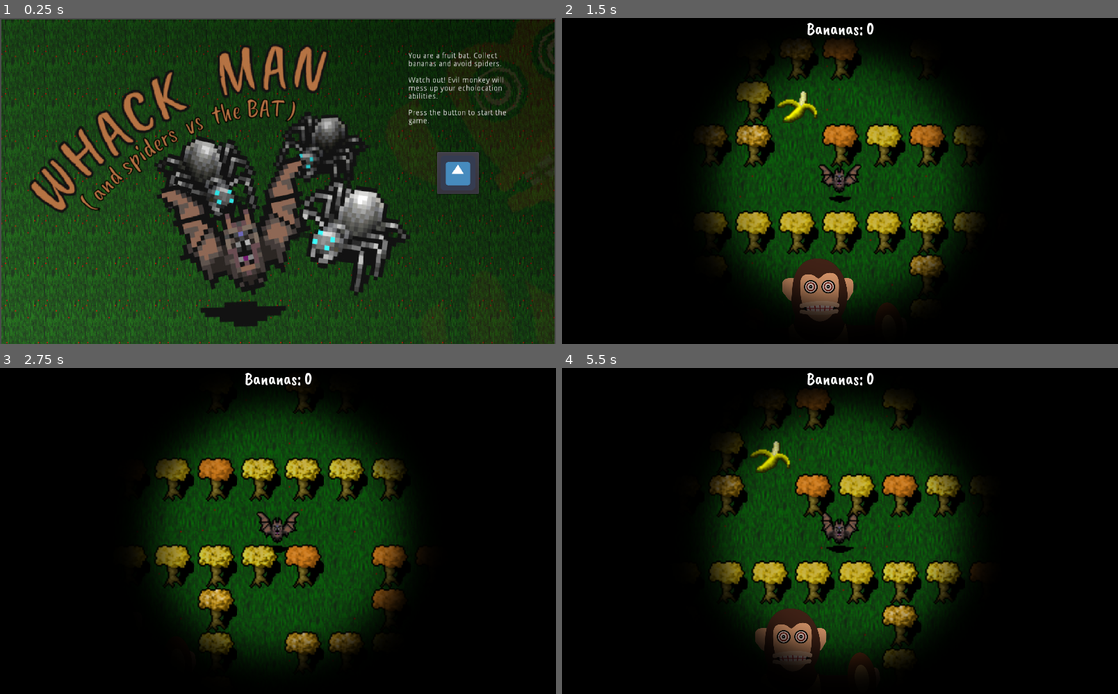
Above: before the commit, frames 1-4 (two rows, left to right).
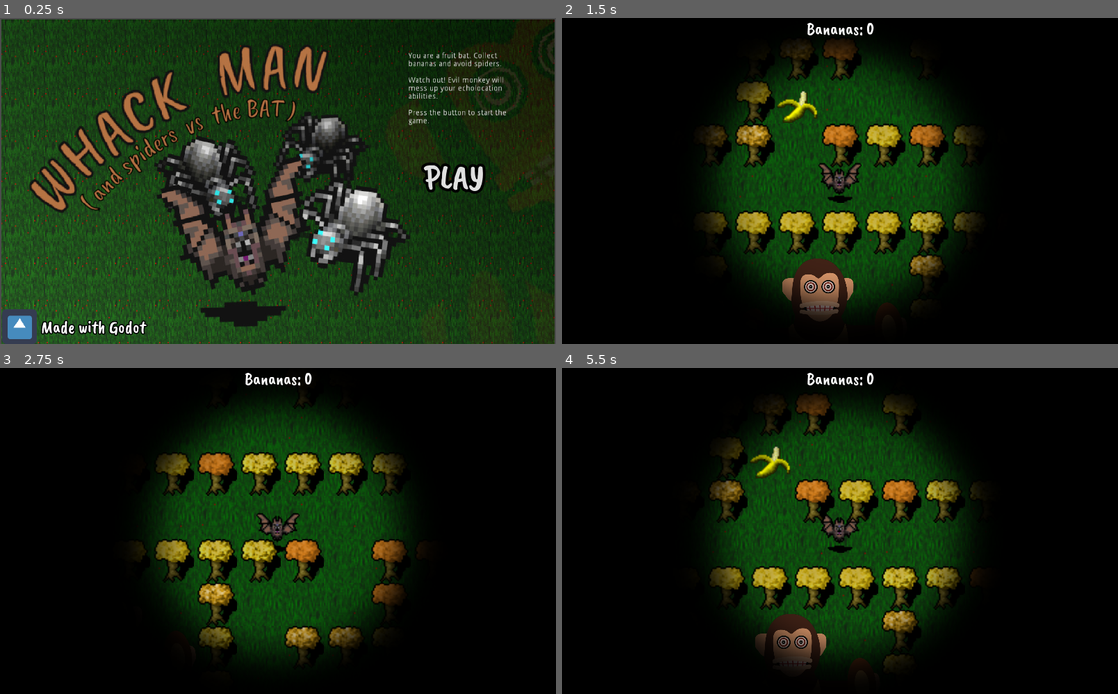
Above: after the commit, the same moments.

Repository: paavonelimarkka/whackman
Game: Godot game, scene res://Game.tscn
Two runs of this game, one before a commit and one after it. Both use one fixed random seed, a clock stepped at 60 frames per second and the inputs below. The engine's default icon, where the game draws it, is replaced by a stand-in: a white triangle on a blue panel in a dark square.
Inputs (mouse positions are in pixels of both pictures, inside the frame that each line leads up to; where the layout moved, square brackets give the same spot in the first picture):
- Up to frame 1 (0.25 s): no input
- Up to frame 2 (1.5 s): click (1017, 177) [1017, 174] at 0.5 s; hold D (right) from 1.28 s (still down); tap Space (camera_swap) at 1.35 s
- Up to frame 3 (2.75 s): release D (right) at 2.03 s; hold S (down) from 2.03 s (still down); tap Space (camera_swap) at 2.1 s
- Up to frame 4 (5.5 s): release S (down) at 2.78 s; hold D (right) 2.78-3.53 s; tap Space (camera_swap) every 0.75 s from 2.85 to 5.1 s; hold W (up) 3.53-4.28 s; hold A (left) from 4.28 s (still down)

The runs differ from the first frame. In frame 1, 2.5% of the frame differs, in the area x 0-88%, y 41-100%; in frame 2, 0.2%; in frame 3, 8.5%; in frame 4, 9.1%, in the area x 26-75%, y 7-93%.

Commit message:
Do stuff

Diff:
--- a/Game.tscn
+++ b/Game.tscn
@@ -1,8 +1,21 @@
-[gd_scene load_steps=4 format=2]
+[gd_scene load_steps=7 format=2]
 
-[ext_resource path="res://icon.png" type="Texture" id=1]
+[ext_resource path="res://ui/CaveatBrush-Regular.ttf" type="DynamicFontData" id=1]
 [ext_resource path="res://images/poster2.jpg" type="Texture" id=2]
 [ext_resource path="res://Button.gd" type="Script" id=3]
+[ext_resource path="res://icon.png" type="Texture" id=4]
+
+[sub_resource type="DynamicFont" id=1]
+size = 64
+outline_size = 5
+outline_color = Color( 0, 0, 0, 1 )
+font_data = ExtResource( 1 )
+
+[sub_resource type="DynamicFont" id=2]
+size = 32
+outline_size = 2
+outline_color = Color( 0, 0, 0, 1 )
+font_data = ExtResource( 1 )
 
 [node name="Icon" type="Node2D"]
 position = Vector2( 181, 201 )
@@ -27,14 +40,31 @@
 }
 
 [node name="Button" type="Button" parent="."]
-margin_left = 624.0
-margin_top = 46.0
-margin_right = 701.0
-margin_bottom = 123.0
-icon = ExtResource( 1 )
+margin_left = 594.0
+margin_top = 47.0
+margin_right = 718.0
+margin_bottom = 135.0
+custom_fonts/font = SubResource( 1 )
+text = "PLAY"
+flat = true
 script = ExtResource( 3 )
 __meta__ = {
 "_edit_use_anchors_": false
 }
 
+[node name="Sprite2" type="Sprite" parent="."]
+position = Vector2( -145, 367 )
+texture = ExtResource( 4 )
+
+[node name="Label" type="Label" parent="."]
+margin_left = -106.0
+margin_top = 348.0
+margin_right = 244.0
+margin_bottom = 389.0
+custom_fonts/font = SubResource( 2 )
+text = "Made with Godot"
+__meta__ = {
+"_edit_use_anchors_": false
+}
+
 [connection signal="button_down" from="Button" to="Button" method="_on_Button_button_down"]
--- a/game objects/player.tscn
+++ b/game objects/player.tscn
@@ -148,11 +148,12 @@
 }
 
 [node name="CollisionShape2D" type="CollisionShape2D" parent="."]
+scale = Vector2( 0.6, 0.6 )
 shape = SubResource( 1 )
 
 [node name="AnimatedSprite" type="AnimatedSprite" parent="."]
 frames = SubResource( 8 )
-frame = 4
+frame = 5
 speed_scale = 2.5
 playing = true
 
--- a/project.godot
+++ b/project.godot
@@ -12,6 +12,7 @@
 
 config/name="Whack Man"
 run/main_scene="res://Game.tscn"
+boot_splash/image="res://icon.png"
 config/icon="res://icon.png"
 
 [display]
